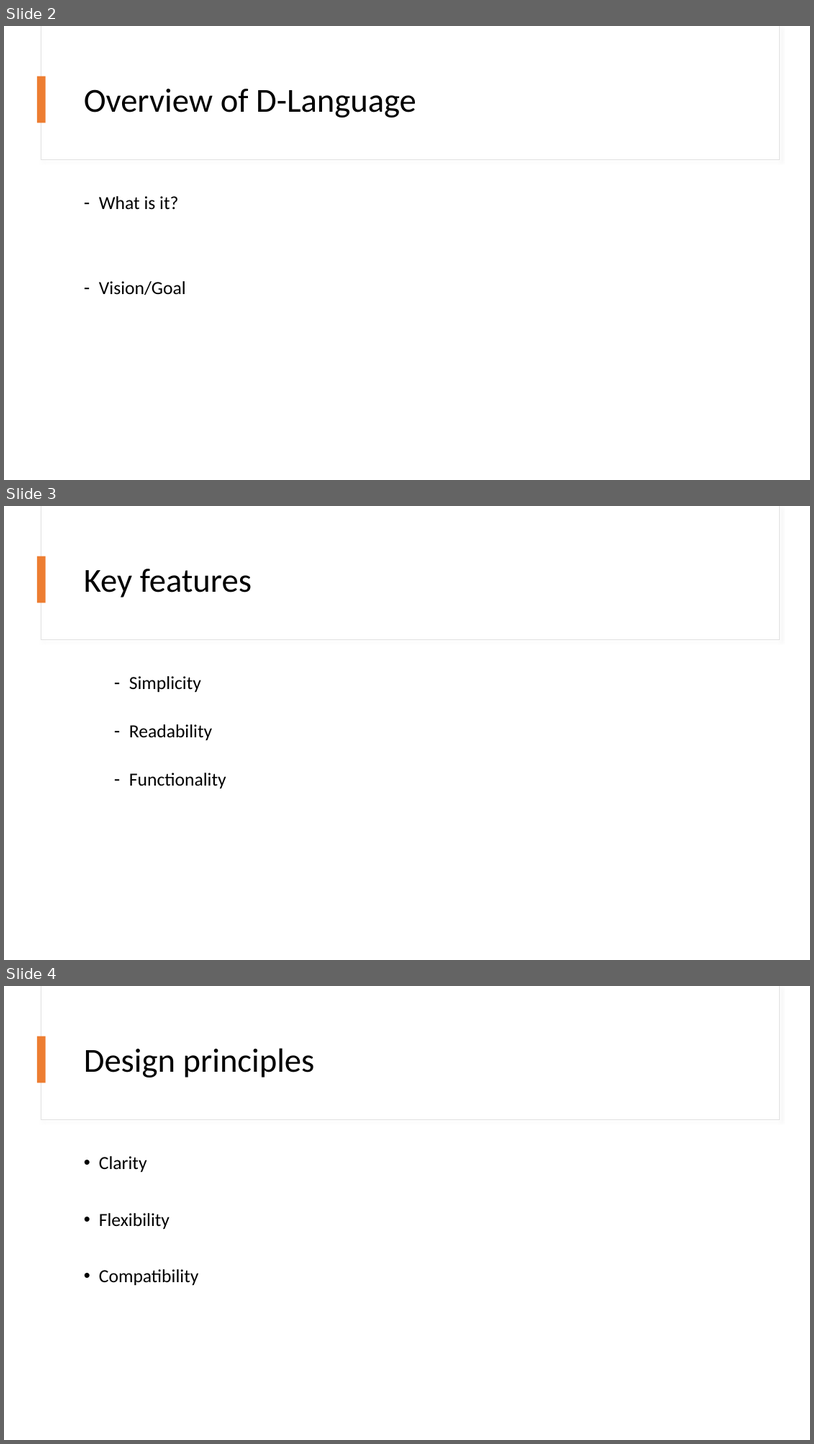
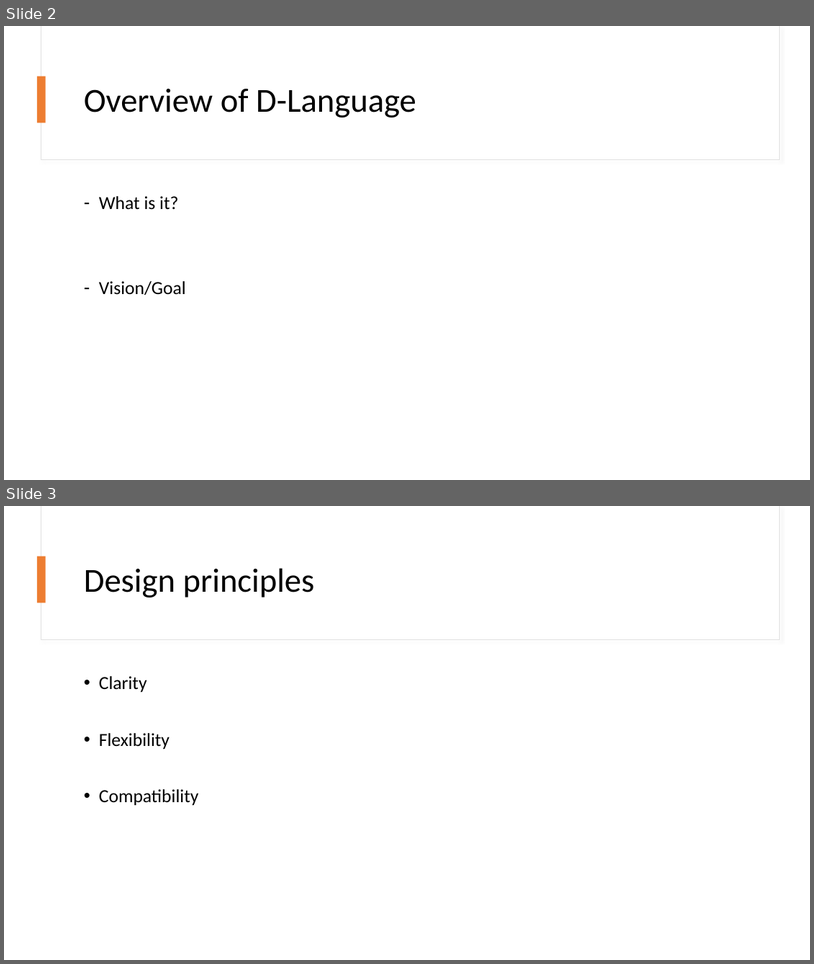
Before and after one commit to GiovanniRaso/D-Language, a slide deck: docs/D-Language.pptx. Shown one above the other, each under a label of ours: slides 2, 3 and 4 before the commit, slides 2 and 3 after it. The pictures are 814x1444 and 814x964 pixels, drawn with LibreOffice and Linux fonts; fonts in the diff are those of the drawing. Boxes give left, top, right and bottom in pixels: in the first picture for what was removed or moved away, otherwise in the second. Text is boxed around its words. In the diff, an @@ line names an element or a change of style, - is before the commit and + after.

```diff
--- a/docs/D-Language.pptx
+++ b/docs/D-Language.pptx
@@ slide 3 removed at [4, 506, 810, 960], background #FFFFFF @@
@@ rectangle removed at [41, 506, 779, 640] @@
@@ rectangle removed at [41, 506, 779, 639] @@
@@ rectangle removed at [37, 556, 46, 602] @@
@@ title removed at [84, 569, 252, 597] @@
-Key features
@@ text removed at [129, 676, 226, 788] @@
-  – Simplicity
-  – Readability
-  – Functionality
@@ what was slide 4 is now slide 3 @@
```
Also in this commit, not shown: 4 slides added, 2 other slides removed.
